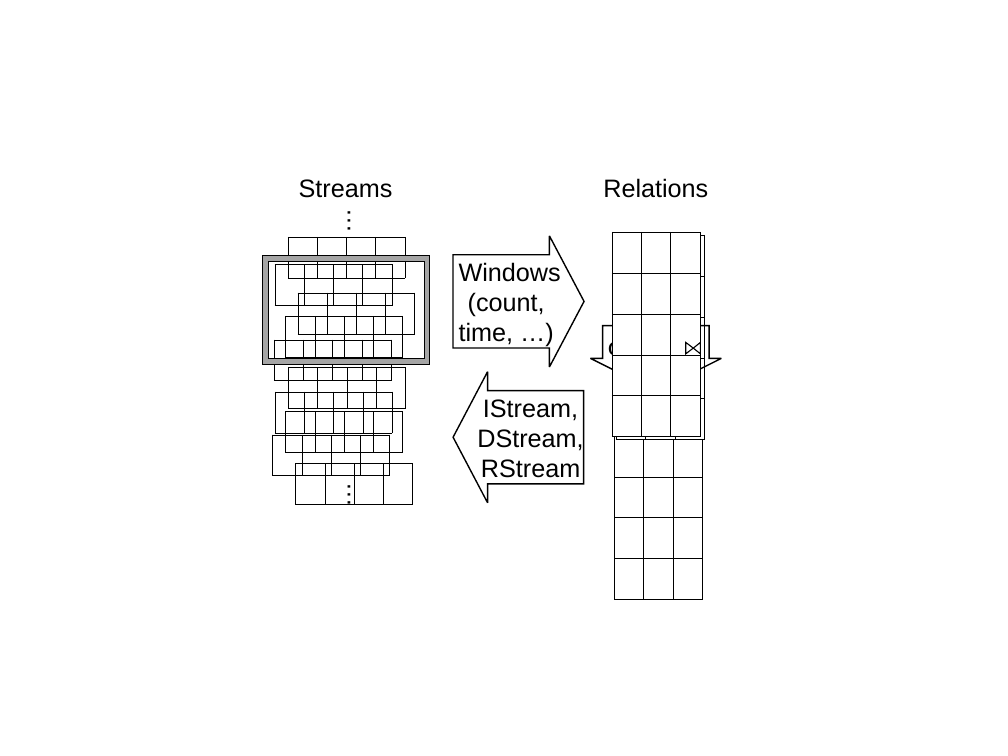
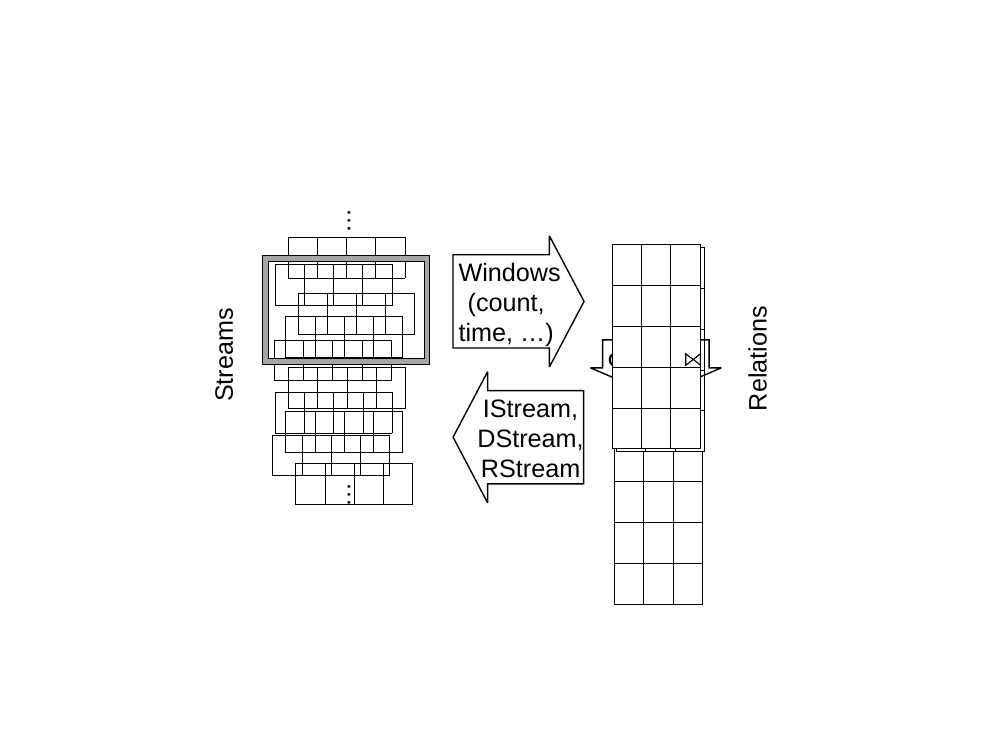
Before and after one commit to sakrsherif/StreamingLanguages-Paper, a slide deck: slide 1 of cqlops.ppt. Drawn at 1008x756 pixels with LibreOffice and Linux fonts; fonts in the diff are those of the drawing. Boxes give left, top, right and bottom in pixels: in the first picture for what was removed or moved away, otherwise in the second. Text is boxed around its words. In the diff, an @@ line names an element or a change of style, - is before the commit and + after.

```diff
--- a/cqlops.ppt
+++ b/cqlops.ppt
@@ 2 triangles, 2 tables: place and size @@
-2 triangles, 2 tables at [612,232,704,354]
+2 triangles, 2 tables at [612,244,704,365]
@@ text "Streams": place and size @@
-text "Streams" at [299,179,393,198]
+text "Streams" at [210,317,238,399]
@@ text "Streams" at [210,317,238,399]: rotation 0 to 270 degrees @@
@@ text "Relations" at [744,316,772,408]: rotation 0 to 270 degrees @@
@@ text "Relations": place and size @@
-text "Relations" at [603,178,708,198]
+text "Relations" at [744,316,772,408]
@@ down arrow "σ, π, γ,": place and size @@
-down arrow "σ, π, γ," at [591,326,722,391]
+down arrow "σ, π, γ," at [591,340,722,396]
@@ table: place and size @@
-table at [615,395,703,479]
+table at [615,400,703,484]
```
Also in this commit, not shown: 1 other file.
